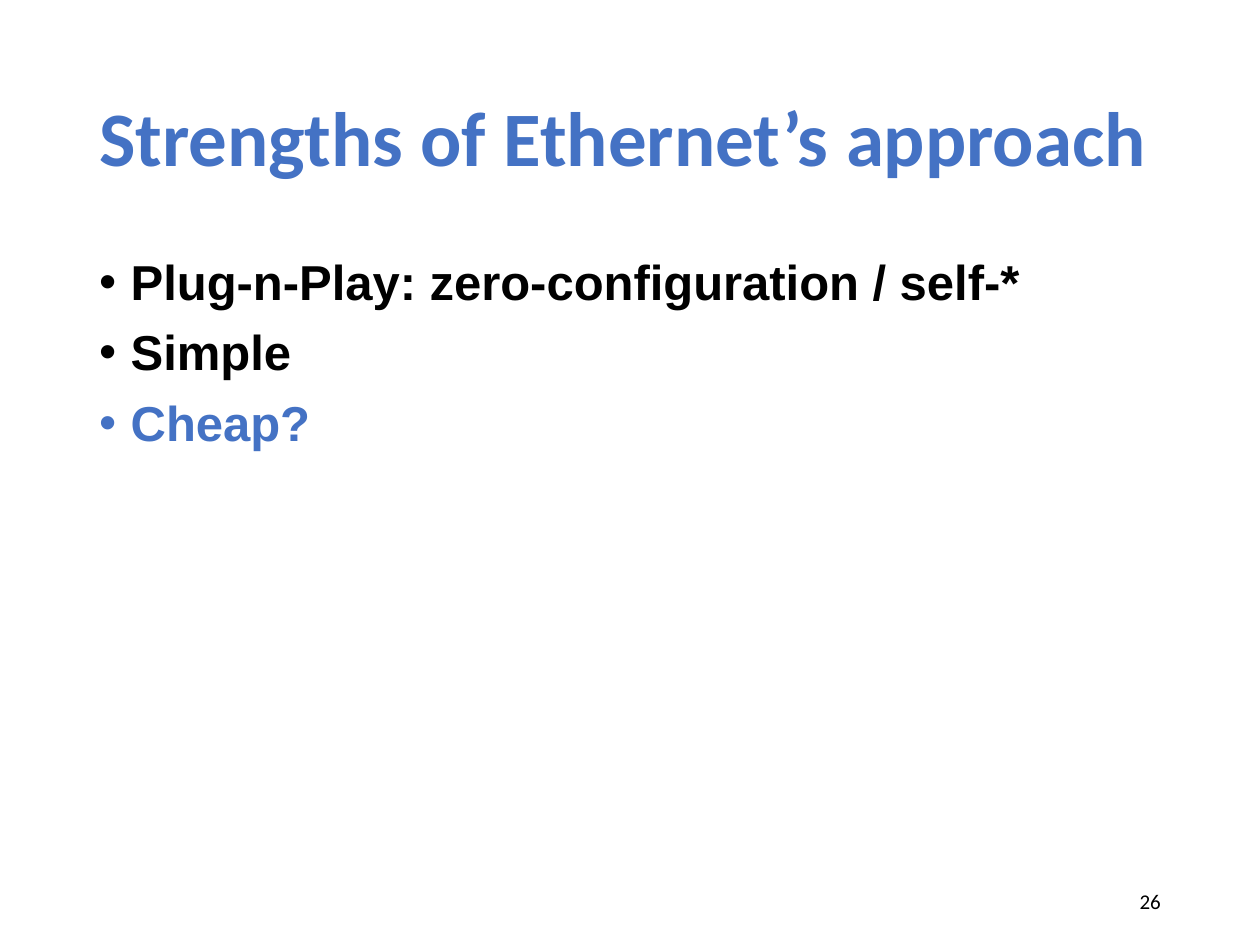
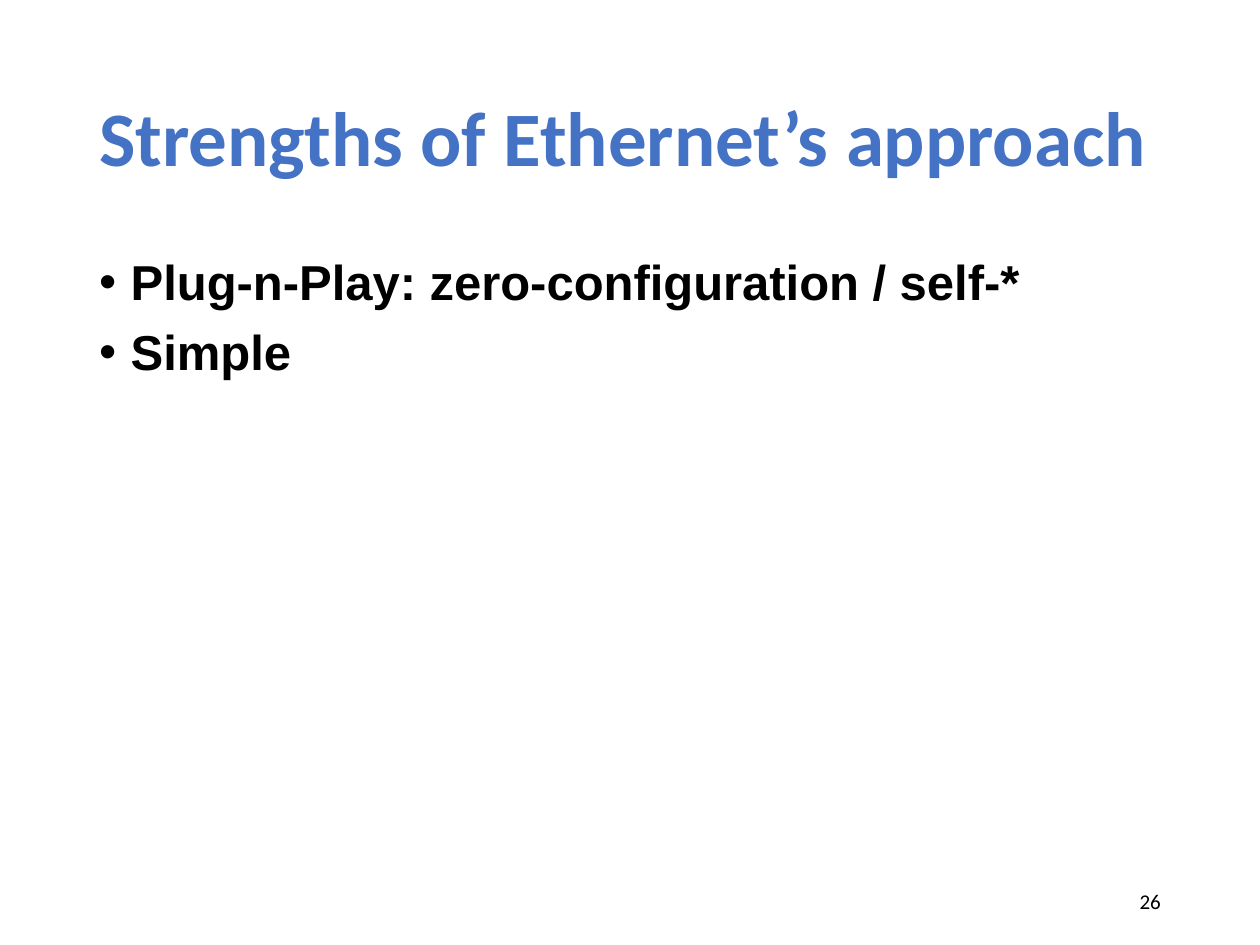
Before and after one commit to xinjin/course-net, a slide deck: slide 26 of slides/lec18_LAN.pptx. Drawn at 1260x945 pixels with LibreOffice and Linux fonts; fonts in the diff are those of the drawing. Boxes give left, top, right and bottom in pixels: in the first picture for what was removed or moved away, otherwise in the second. Text is boxed around its words. In the diff, an @@ line names an element or a change of style, - is before the commit and + after.

```diff
--- a/slides/lec18_LAN.pptx
+++ b/slides/lec18_LAN.pptx
@@ text at [131, 405, 310, 451]: paragraph removed @@
-• Cheap?
```
Also in this commit, not shown: 4 other slides changed, 1 slide added, 1 other file.
